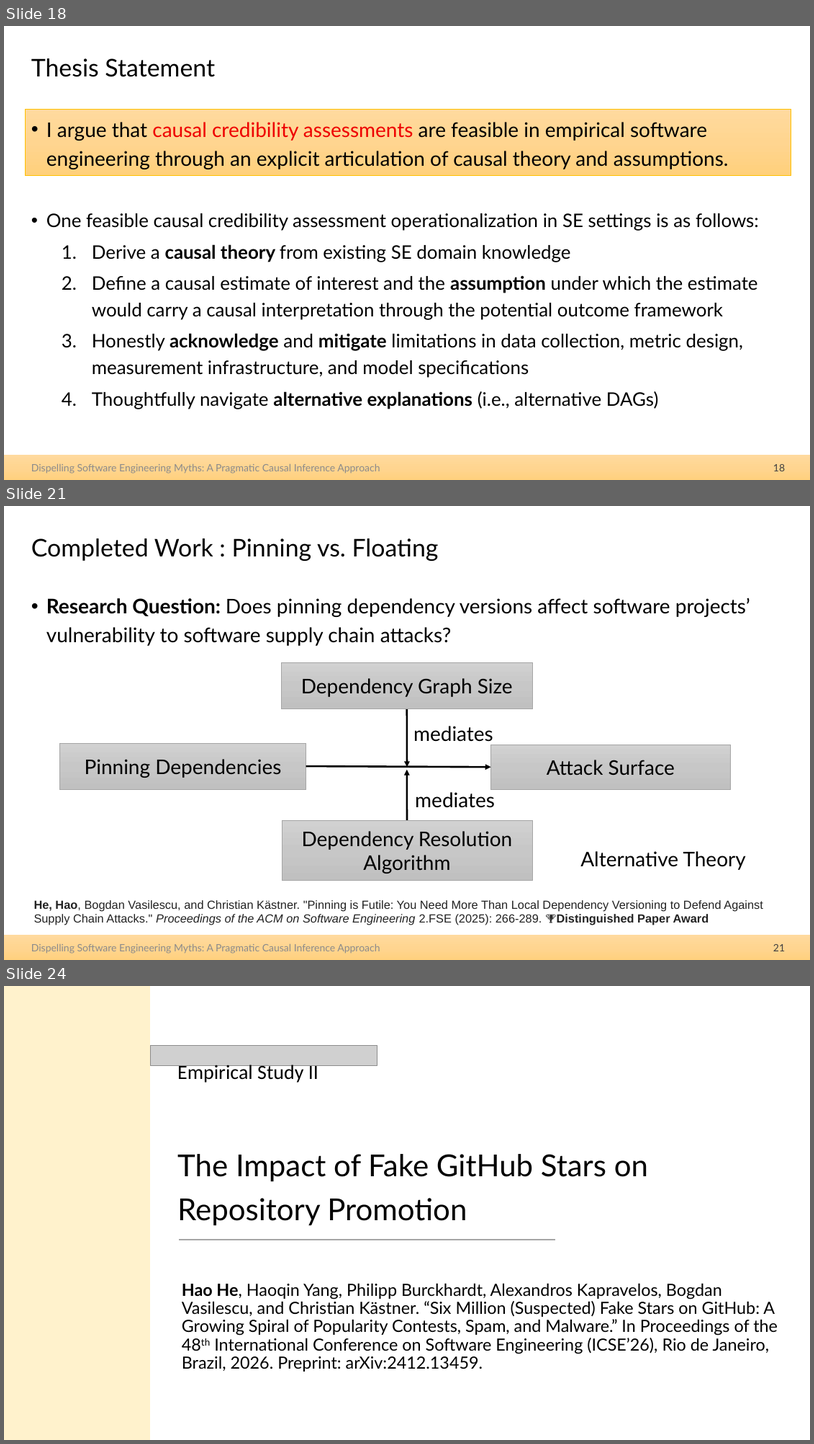
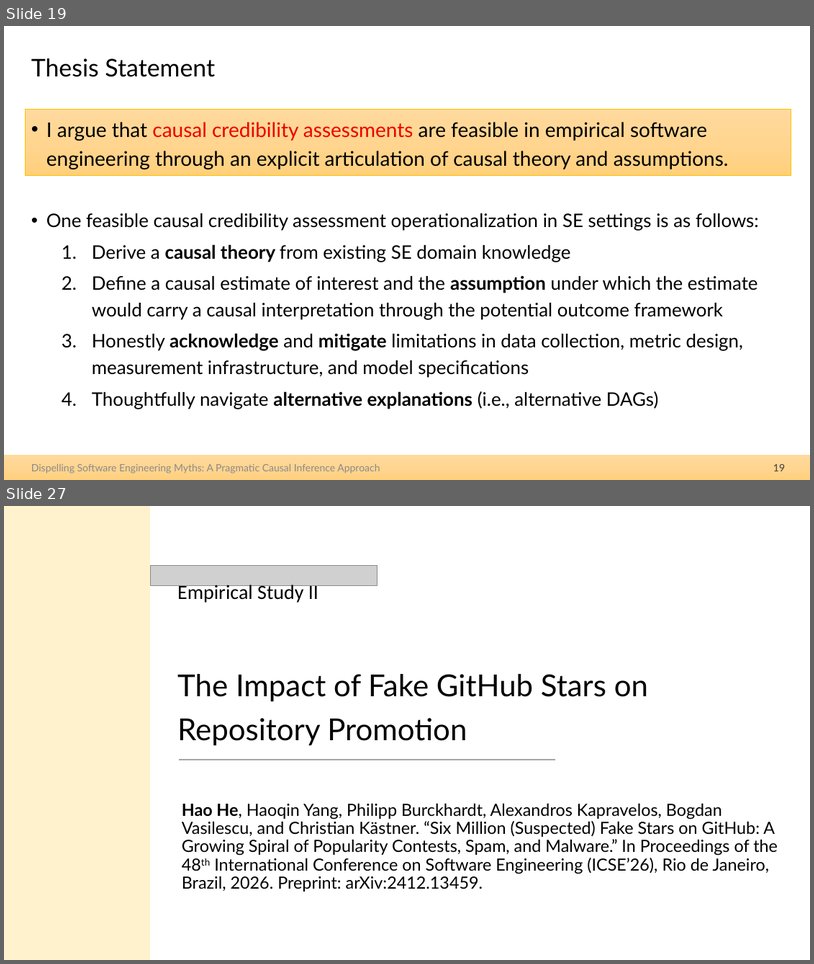
Before and after one commit to hehao98/Thesis, a slide deck: 2026.09.21-Thesis Defense.pptx. Shown one above the other, each under a label of ours: slides 18, 21 and 24 before the commit, slides 19 and 27 after it; the slides between them are not shown. The pictures are 814x1444 and 814x964 pixels, drawn with LibreOffice and Linux fonts; fonts in the diff are those of the drawing; grey boxes stand for pictures. Boxes give left, top, right and bottom in pixels: in the first picture for what was removed or moved away, otherwise in the second. Text is boxed around its words. In the diff, an @@ line names an element or a change of style, - is before the commit and + after.

```diff
--- a/2026.09.21-Thesis Defense.pptx
+++ b/2026.09.21-Thesis Defense.pptx
@@ slide 21 removed at (x1=4, y1=506, x2=810, y2=960), background #FFFFFF; not listed: 1 template element that a slide beside it also shows @@
@@ title removed at (x1=31, y1=538, x2=439, y2=561) @@
-Completed Work : Pinning vs. Floating
@@ text removed at (x1=46, y1=597, x2=751, y2=646) @@
-• Research Question: Does pinning dependency versions affect software projects’ vulnerability to software supply chain attacks?
@@ group removed at (x1=59, y1=662, x2=731, y2=880): 4 rectangles, 3 arrows, 2 texts @@
-Pinning Dependencies
-Attack Surface
-Dependency Graph Size
-Dependency Resolution Algorithm
-mediates
-mediates
@@ text removed at (x1=581, y1=851, x2=746, y2=870) @@
-Alternative Theory
@@ text removed at (x1=34, y1=900, x2=764, y2=925) @@
-He, Hao, Bogdan Vasilescu, and Christian Kästner. "Pinning is Futile: You Need More Than Local Dependency Versioning to Defend Against Supply Chain Attacks." Proceedings of the ACM on Software Engineering 2.FSE (2025): 266-289. 🏆Distinguished Paper Award
@@ text removed at (x1=31, y1=944, x2=380, y2=953) @@
-Dispelling Software Engineering Myths: A Pragmatic Causal Inference Approach
@@ page number removed at (x1=774, y1=944, x2=785, y2=951) @@
-21
@@ what was slide 18 is now slide 19 @@
@@ page number at (x1=774, y1=464, x2=785, y2=471): text changed @@
-18
+19
@@ what was slide 24 is now slide 27 @@
```
Also in this commit, not shown: 10 slides changed, 15 slides added, 4 other slides removed.
